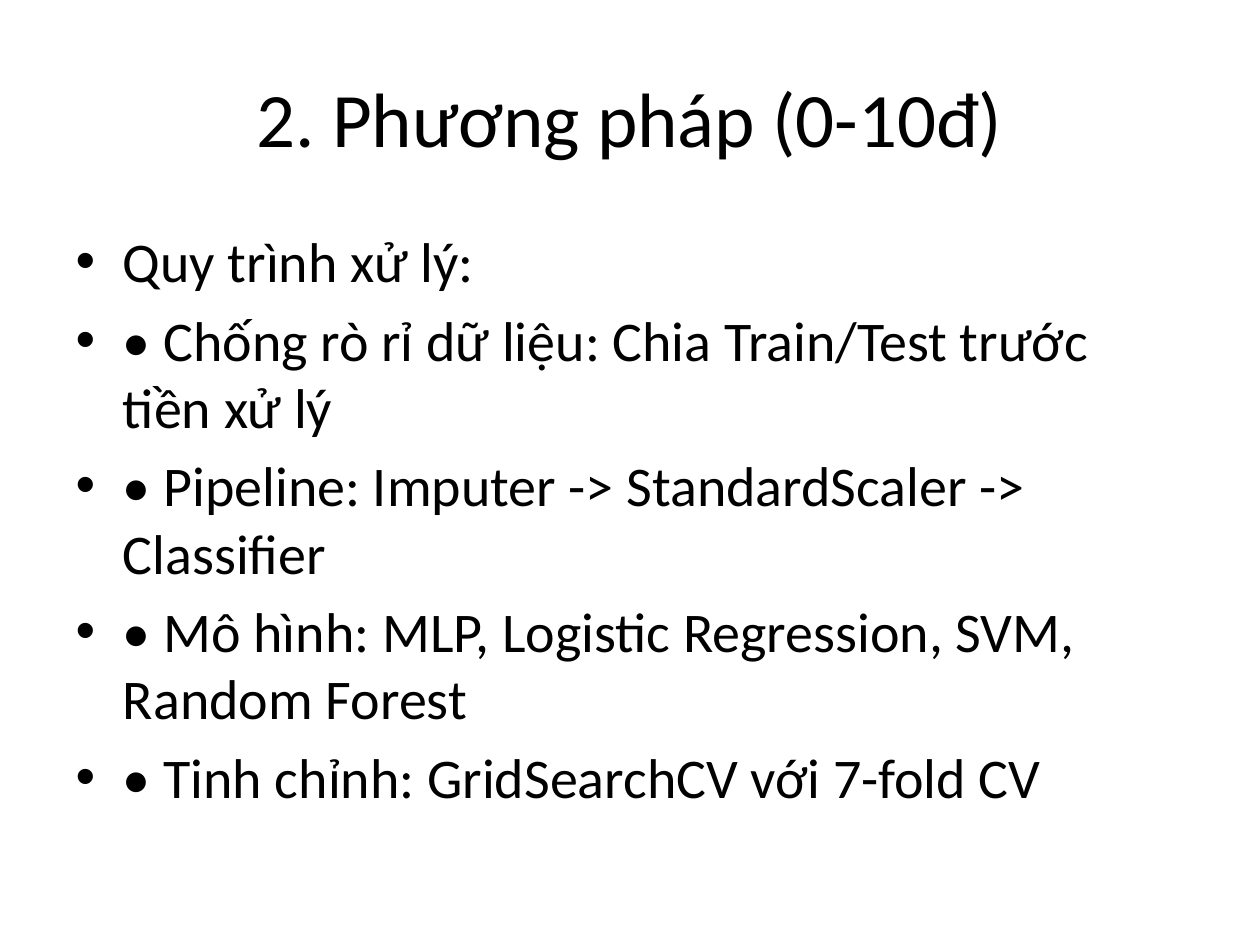
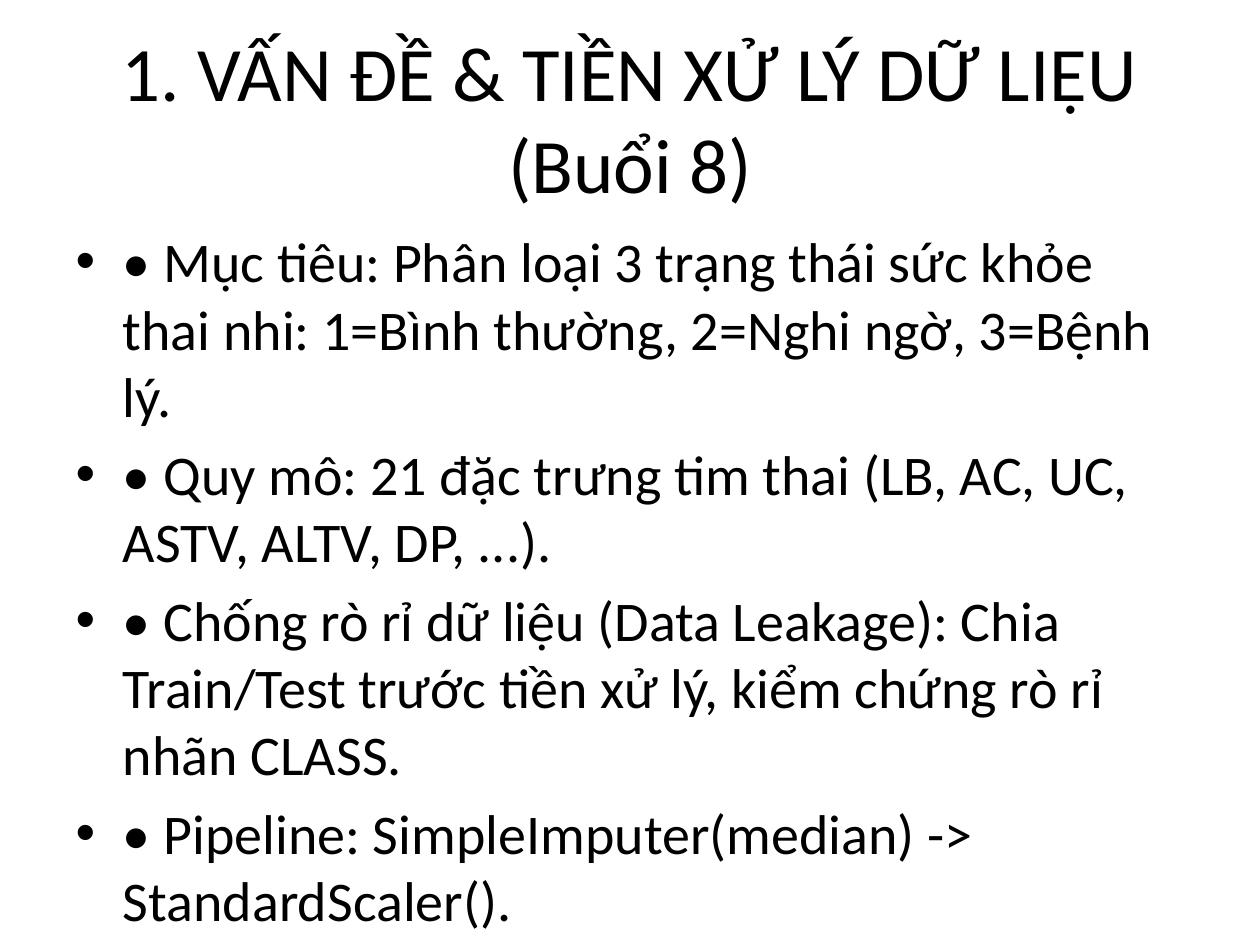
Before and after one commit to Escanor292/caimo, a slide deck: slide 3 of DT69_123000609_SlideThuyetTrinh.pptx. Drawn at 1260x945 pixels with LibreOffice and Linux fonts; fonts in the diff are those of the drawing. Boxes give left, top, right and bottom in pixels: in the first picture for what was removed or moved away, otherwise in the second. Text is boxed around its words. In the diff, an @@ line names an element or a change of style, - is before the commit and + after.

Commit message:
Fix target label to NSP 3-class, add Informed Search & Expert System, regenerate all artifacts

```diff
--- a/DT69_123000609_SlideThuyetTrinh.pptx
+++ b/DT69_123000609_SlideThuyetTrinh.pptx
@@ title at [122, 37, 1137, 204]: text changed @@
-2. Phương pháp (0-10đ)
+1. VẤN ĐỀ & TIỀN XỬ LÝ DỮ LIỆU (Buổi 8)
@@ text at [123, 242, 1152, 863]: text changed @@
-• Quy trình xử lý:
-• • Chống rò rỉ dữ liệu: Chia Train/Test trước tiền xử lý
-• • Pipeline: Imputer -> StandardScaler -> Classifier
-• • Mô hình: MLP, Logistic Regression, SVM, Random Forest
-• • Tinh chỉnh: GridSearchCV với 7-fold CV
+• • Mục tiêu: Phân loại 3 trạng thái sức khỏe thai nhi: 1=Bình thường, 2=Nghi ngờ, 3=Bệnh lý.
+• • Quy mô: 21 đặc trưng tim thai (LB, AC, UC, ASTV, ALTV, DP, ...).
+• • Chống rò rỉ dữ liệu (Data Leakage): Chia Train/Test trước tiền xử lý, kiểm chứng rò rỉ nhãn CLASS.
+• • Pipeline: SimpleImputer(median) -> StandardScaler().
+• • Baseline DummyClassifier: Accuracy = 0.7755.
```
Also in this commit, not shown: 5 other slides changed, 4 slides added, 6 slides removed, 8 other files.
